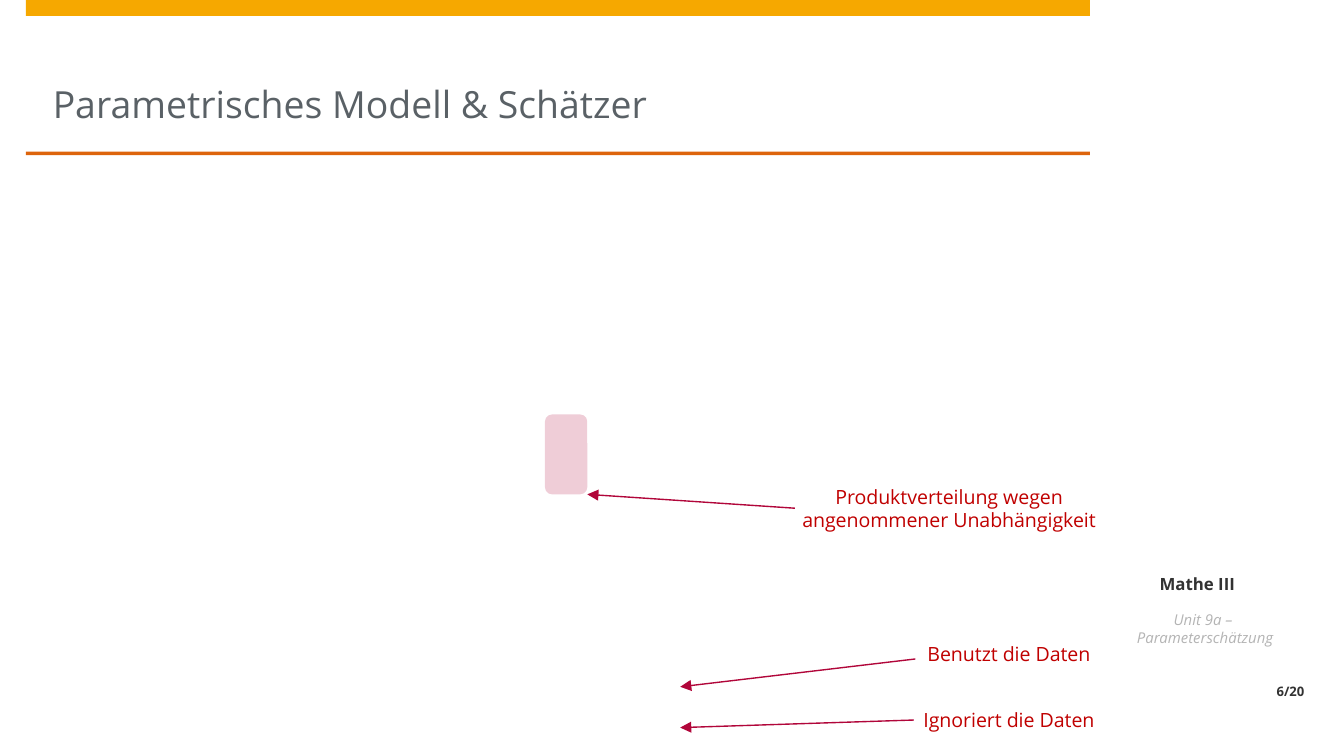
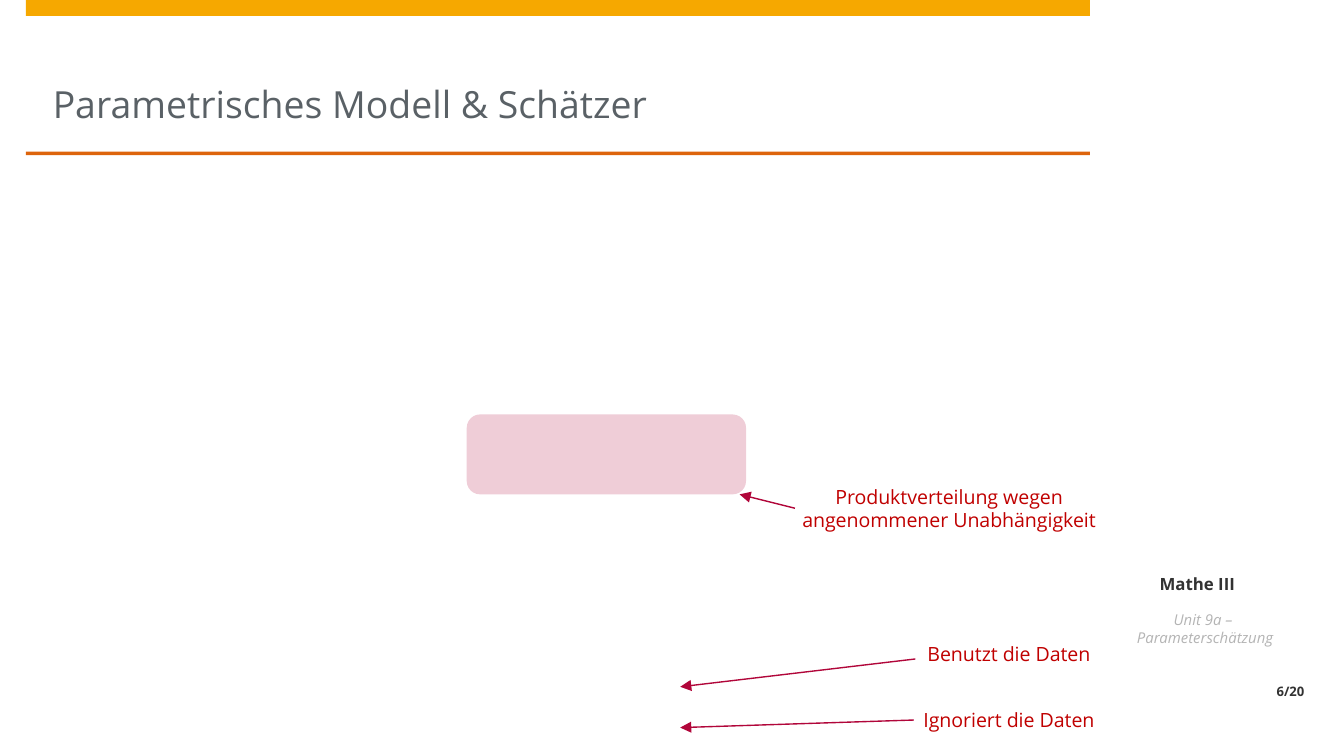
Before and after one commit to HPI-Artificial-Intelligence-Teaching/ma3-ws2324, a slide deck: slide 6 of unit9/Unit9a - Parameterschätzung.pptx. Drawn at 1344x756 pixels with LibreOffice and Linux fonts; fonts in the diff are those of the drawing; grey boxes stand for pictures; background and template pictures are left out. Boxes give left, top, right and bottom in pixels: in the first picture for what was removed or moved away, otherwise in the second. Text is boxed around its words. In the diff, an @@ line names an element or a change of style, - is before the commit and + after.

Commit message:
Typo in Unit 9a fixed

```diff
--- a/unit9/Unit9a - Parameterschätzung.pptx
+++ b/unit9/Unit9a - Parameterschätzung.pptx
@@ rounded rectangle: place and size @@
-rounded rectangle at (546, 414, 587, 493)
+rounded rectangle at (466, 414, 746, 493)
@@ arrow moved from (794, 508) - (587, 495) to (794, 508) - (739, 495) @@
```
